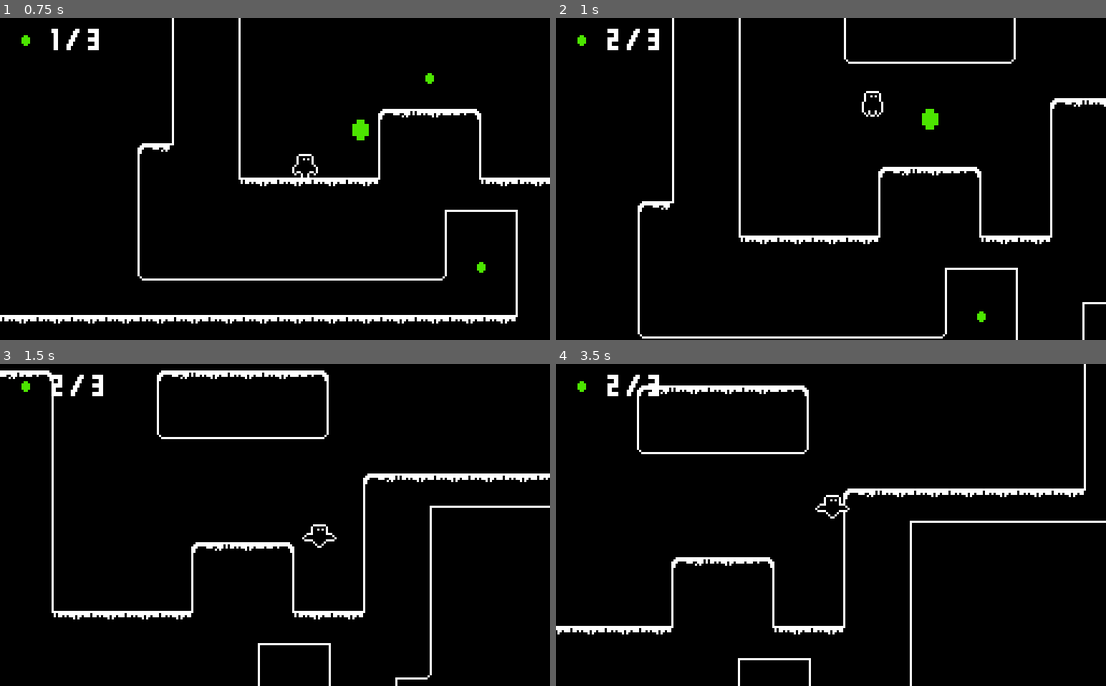
Above: before the commit, frames 1-4 (two rows, left to right).
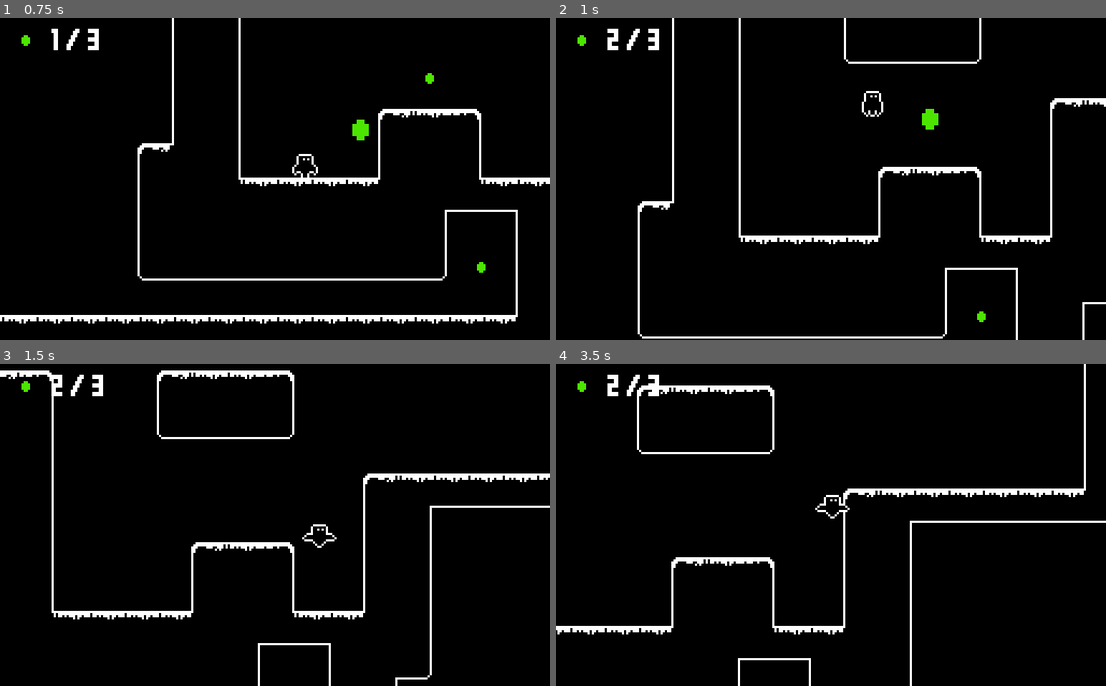
Above: after the commit, the same moments.

Repository: kylehorton33/1bit-platformer
Game: Godot game, scene res://src/Main.tscn
Same seed, same stepped clock (60 frames per second), same inputs: the game is played once before the commit and once after it.
Inputs:
- Up to frame 1 (0.75 s): tap Space (jump) at 0.5 s; hold Right (ui_right) from 0.53 s (still down)
- Up to frame 2 (1 s): keep holding Right (ui_right); tap Space (jump) at 0.77 s
- Up to frame 3 (1.5 s): keep holding Right (ui_right)
- Up to frame 4 (3.5 s): tap Space (jump) at 1.52, 3.02 s; release Right (ui_right) at 2.03 s; hold Left (ui_left) 2.03-2.78 s; hold Right (ui_right) from 2.78 s (still down)

Frame 1 is identical in both runs. In frame 2, 0.1% of the frame differs, in the area x 76-84%, y 0-15%; in frame 3, 0.3%, in the area x 47-60%, y 2-24%; in frame 4, 0.3%.

Commit message:
coin audio

Diff:
--- a/src/Collectible/Collectible.tscn
+++ b/src/Collectible/Collectible.tscn
@@ -1,7 +1,8 @@
-[gd_scene load_steps=7 format=2]
+[gd_scene load_steps=8 format=2]
 
 [ext_resource path="res://src/Collectible/collectible_sprite.png" type="Texture" id=1]
 [ext_resource path="res://src/Collectible/Collectible.gd" type="Script" id=2]
+[ext_resource path="res://src/Collectible/pickup.mp3" type="AudioStream" id=3]
 
 [sub_resource type="Animation" id=2]
 length = 0.001
@@ -29,10 +30,22 @@
 "update": 0,
 "values": [ Vector2( 1, 1 ) ]
 }
+tracks/2/type = "value"
+tracks/2/path = NodePath("../AudioStreamPlayer:stream")
+tracks/2/interp = 1
+tracks/2/loop_wrap = true
+tracks/2/imported = false
+tracks/2/enabled = true
+tracks/2/keys = {
+"times": PoolRealArray( 0 ),
+"transitions": PoolRealArray( 1 ),
+"update": 0,
+"values": [ ExtResource( 3 ) ]
+}
 
 [sub_resource type="Animation" id=4]
 resource_name = "collect"
-length = 0.4
+length = 0.8
 tracks/0/type = "value"
 tracks/0/path = NodePath(".:position")
 tracks/0/interp = 2
@@ -64,12 +77,26 @@
 tracks/2/imported = false
 tracks/2/enabled = true
 tracks/2/keys = {
-"times": PoolRealArray( 0.4 ),
+"times": PoolRealArray( 0.7 ),
 "transitions": PoolRealArray( 1 ),
 "values": [ {
 "args": [  ],
 "method": "queue_free"
 } ]
+}
+tracks/3/type = "audio"
+tracks/3/path = NodePath("../AudioStreamPlayer")
+tracks/3/interp = 1
+tracks/3/loop_wrap = true
+tracks/3/imported = false
+tracks/3/enabled = true
+tracks/3/keys = {
+"clips": [ {
+"end_offset": 0.0,
+"start_offset": 0.0,
+"stream": ExtResource( 3 )
+} ],
+"times": PoolRealArray( 0.1 )
 }
 
 [sub_resource type="Animation" id=1]
@@ -112,4 +139,7 @@
 position = Vector2( 0, -8 )
 shape = SubResource( 3 )
 
+[node name="AudioStreamPlayer" type="AudioStreamPlayer" parent="."]
+stream = ExtResource( 3 )
+
 [connection signal="area_entered" from="Area2D" to="." method="_on_Area2D_area_entered"]
--- a/src/World.tscn
+++ b/src/World.tscn
@@ -420,7 +420,7 @@
 tile_set = SubResource( 1 )
 cell_size = Vector2( 16, 16 )
 format = 1
-tile_data = PoolIntArray( -851951, 0, 0, -851950, 0, 2, -720 …(453 unchanged characters)… 58747, 0, 1, -458746, 0, 1, -458745, 0, 1, -458744, 0, 2, -458735, 0, 65536, -458734, 0, 65538, -327688, 0, 65536, -327687, 0, 65538, -327681, 0, 65536, -393216, 0, 65538, -393212, 0, 131072, -393211, 0, 131073, -393210, 0, 131073, -393209, 0, 131073, -393208, 0, 131074, -393199, 0, 65536, -393198, …(2074 unchanged characters)…
+tile_data = PoolIntArray( -851951, 0, 0, -851950, 0, 2, -720 …(453 unchanged characters)… 58747, 0, 1, -458746, 0, 1, -458745, 0, 2, -458735, 0, 65536, -458734, 0, 65538, -327688, 0, 65536, -327687, 0, 65538, -327681, 0, 65536, -393216, 0, 65538, -393212, 0, 131072, -393211, 0, 131073, -393210, 0, 131073, -393209, 0, 131074, -393199, 0, 65536, -393198, …(2074 unchanged characters)…
 
 [node name="Player" parent="." instance=ExtResource( 2 )]
 position = Vector2( 24, 0 )
Not shown, added: src/Collectible/pickup.mp3.import
Not shown, added: src/win.wav.import
Not shown, added: src/Collectible/pickup.mp3
Not shown, added: src/win.wav
